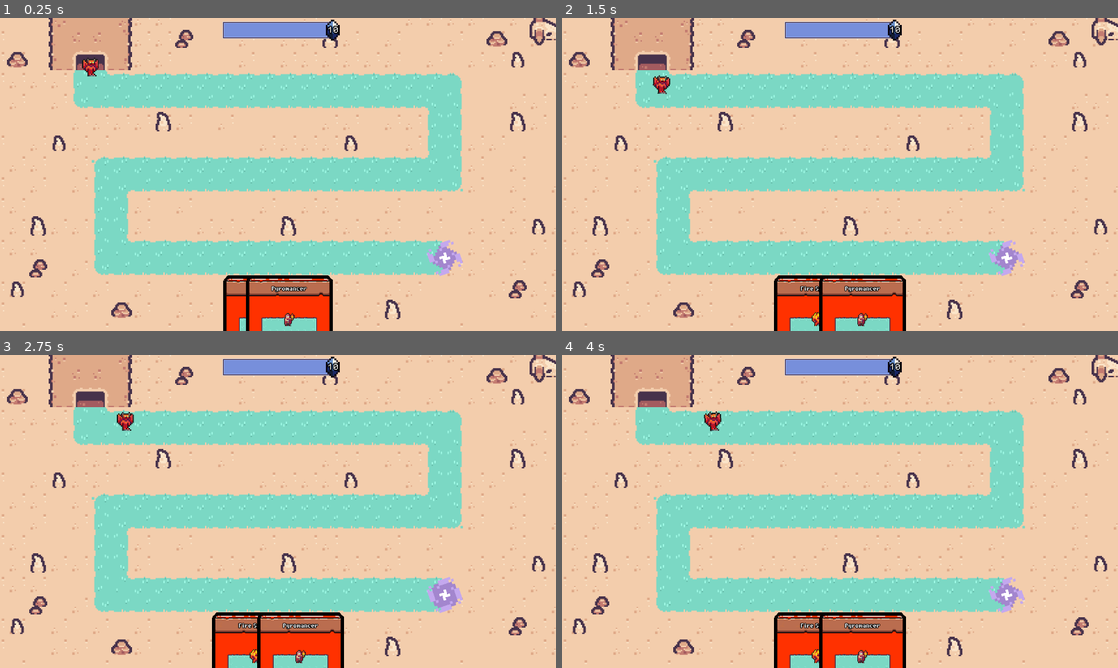
Above: before the commit, frames 1-4 (two rows, left to right).
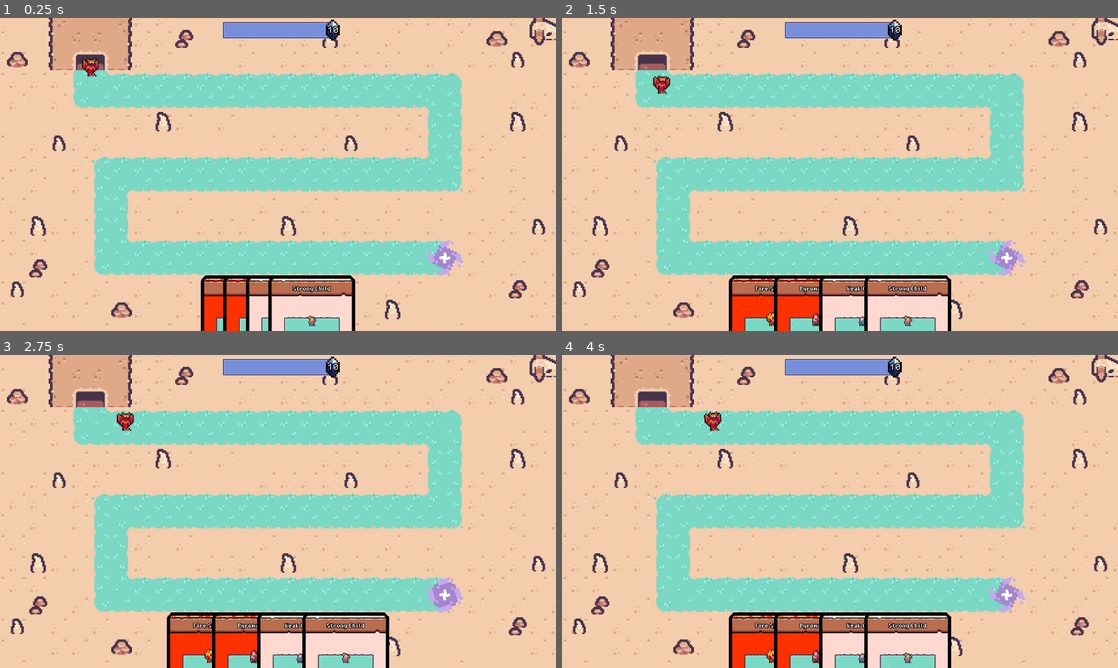
Above: after the commit, the same moments.

Repository: NotBestLord/towering-cards
Game: Godot game, scene res://main.tscn
Two runs of this game, one before a commit and one after it. Both use one fixed random seed, a clock stepped at 60 frames per second and the inputs below.
Inputs (mouse positions are in pixels of both pictures, inside the frame that each line leads up to):
- Up to frame 1 (0.25 s): no input
- Up to frame 2 (1.5 s): move the mouse to (962, 158) at 0.52 s; click (962, 158) at 0.67 s; move the mouse to (728, 190) at 1.27 s; click (728, 190) at 1.42 s
- Up to frame 3 (2.75 s): move the mouse to (333, 442) at 2.02 s; click (333, 442) at 2.17 s
- Up to frame 4 (4 s): move the mouse to (812, 574) at 2.77 s; click (812, 574) at 2.92 s; move the mouse to (1006, 558) at 3.52 s; click (1006, 558) at 3.67 s

The runs differ from the first frame. In frame 1, 3.3% of the frame differs, in the area x 36-64%, y 82-100%; in frame 2, 4.7%, in the area x 30-70%, y 82-100%; in frame 3, 4.7%; in frame 4, 4.7%.

Commit message:
children!

Diff:
--- /dev/null
+++ b/resources/cards/strong_child.tres
@@ -0,0 +1,29 @@
+[gd_resource type="Resource" script_class="Card" load_steps=8 format=3 uid="uid://rrvhbcyv5pys"]
+
+[ext_resource type="Script" uid="uid://ca3h7tctf7wdk" path="res://scripts/tower/tower_component.gd" id="1_b0ll2"]
+[ext_resource type="PackedScene" uid="uid://b838lhljm04yi" path="res://resources/nodes/projectiles/rock.tscn" id="2_b0ll2"]
+[ext_resource type="Script" uid="uid://dggsh84httqh6" path="res://scripts/tower/components/tower_shooter.gd" id="3_pma5q"]
+[ext_resource type="Script" uid="uid://o601mm4qckiy" path="res://scripts/card.gd" id="4_a7u8d"]
+[ext_resource type="Texture2D" uid="uid://bb7huyc3av4l8" path="res://assets/textures/characters/human_2.png" id="5_cjf55"]
+
+[sub_resource type="Resource" id="Resource_xjba8"]
+script = ExtResource("3_pma5q")
+tile_range = 2.5
+attack_rate = 1.5
+bullet = ExtResource("2_b0ll2")
+bullet_speed = 96.0
+metadata/_custom_type_script = "uid://dggsh84httqh6"
+
+[sub_resource type="AtlasTexture" id="AtlasTexture_5382k"]
+atlas = ExtResource("5_cjf55")
+region = Rect2(21, 40, 12, 14)
+
+[resource]
+script = ExtResource("4_a7u8d")
+name = "Strong Child"
+description = "Strongly throws rocks at nearby enemies"
+sprite = SubResource("AtlasTexture_5382k")
+bg_color = Color(1, 0.8469907, 0.8136013, 1)
+cost = 2
+components = Array[ExtResource("1_b0ll2")]([SubResource("Resource_xjba8")])
+metadata/_custom_type_script = "uid://o601mm4qckiy"
--- /dev/null
+++ b/resources/cards/weak_child.tres
@@ -0,0 +1,27 @@
+[gd_resource type="Resource" script_class="Card" load_steps=8 format=3 uid="uid://bk2suh70ojkxi"]
+
+[ext_resource type="Script" uid="uid://ca3h7tctf7wdk" path="res://scripts/tower/tower_component.gd" id="1_sftc8"]
+[ext_resource type="PackedScene" uid="uid://b838lhljm04yi" path="res://resources/nodes/projectiles/rock.tscn" id="2_8nfnl"]
+[ext_resource type="Script" uid="uid://dggsh84httqh6" path="res://scripts/tower/components/tower_shooter.gd" id="3_7iyn0"]
+[ext_resource type="Texture2D" uid="uid://bb7huyc3av4l8" path="res://assets/textures/characters/human_2.png" id="5_8nfnl"]
+[ext_resource type="Script" uid="uid://o601mm4qckiy" path="res://scripts/card.gd" id="5_86dgc"]
+
+[sub_resource type="Resource" id="Resource_xjba8"]
+script = ExtResource("3_7iyn0")
+damage = 0.5
+bullet = ExtResource("2_8nfnl")
+bullet_speed = 80.0
+metadata/_custom_type_script = "uid://dggsh84httqh6"
+
+[sub_resource type="AtlasTexture" id="AtlasTexture_5382k"]
+atlas = ExtResource("5_8nfnl")
+region = Rect2(4, 41, 11, 13)
+
+[resource]
+script = ExtResource("5_86dgc")
+name = "Weak Child"
+description = "Weakly throws rocks at nearby enemies"
+sprite = SubResource("AtlasTexture_5382k")
+bg_color = Color(1, 0.8469907, 0.8136013, 1)
+components = Array[ExtResource("1_sftc8")]([SubResource("Resource_xjba8")])
+metadata/_custom_type_script = "uid://o601mm4qckiy"
--- /dev/null
+++ b/resources/nodes/projectiles/rock.tscn
@@ -0,0 +1,21 @@
+[gd_scene load_steps=4 format=3 uid="uid://b838lhljm04yi"]
+
+[ext_resource type="Script" uid="uid://c1na05dac080c" path="res://scripts/bullet.gd" id="1_u267e"]
+[ext_resource type="Texture2D" uid="uid://dda7in5os6r6h" path="res://assets/textures/projectiles/rock.png" id="2_u267e"]
+
+[sub_resource type="RectangleShape2D" id="RectangleShape2D_ei03i"]
+size = Vector2(7, 6)
+
+[node name="Rock" type="Area2D"]
+collision_layer = 0
+collision_mask = 8
+script = ExtResource("1_u267e")
+rotation_mode = 1
+metadata/_custom_type_script = "uid://c1na05dac080c"
+
+[node name="Sprite2D" type="Sprite2D" parent="."]
+position = Vector2(0.5, 0)
+texture = ExtResource("2_u267e")
+
+[node name="CollisionShape2D" type="CollisionShape2D" parent="."]
+shape = SubResource("RectangleShape2D_ei03i")
--- a/scripts/hand.gd
+++ b/scripts/hand.gd
@@ -20,6 +20,8 @@
 	Global.hand = self
 	add_card(load("res://resources/cards/fire_spirit.tres"))
 	add_card(load("res://resources/cards/pyromancer.tres"))
+	add_card(load("res://resources/cards/weak_child.tres"))
+	add_card(load("res://resources/cards/strong_child.tres"))
 
 
 func _process(_delta: float) -> void:
--- a/scripts/tower/components/tower_shooter.gd
+++ b/scripts/tower/components/tower_shooter.gd
@@ -36,7 +36,6 @@
 			var a := get_angle()
 			while a < 0:
 				a += 360
-			print(a)
 			tower.flip_h = a > 90 and a < 270
 		timer = 0
 
Binary file added: assets/textures/characters/human_2.png
Not shown, added: assets/textures/characters/human_2.png.import
Binary file added: assets/textures/projectiles/rock.png
Not shown, added: assets/textures/projectiles/rock.png.import
